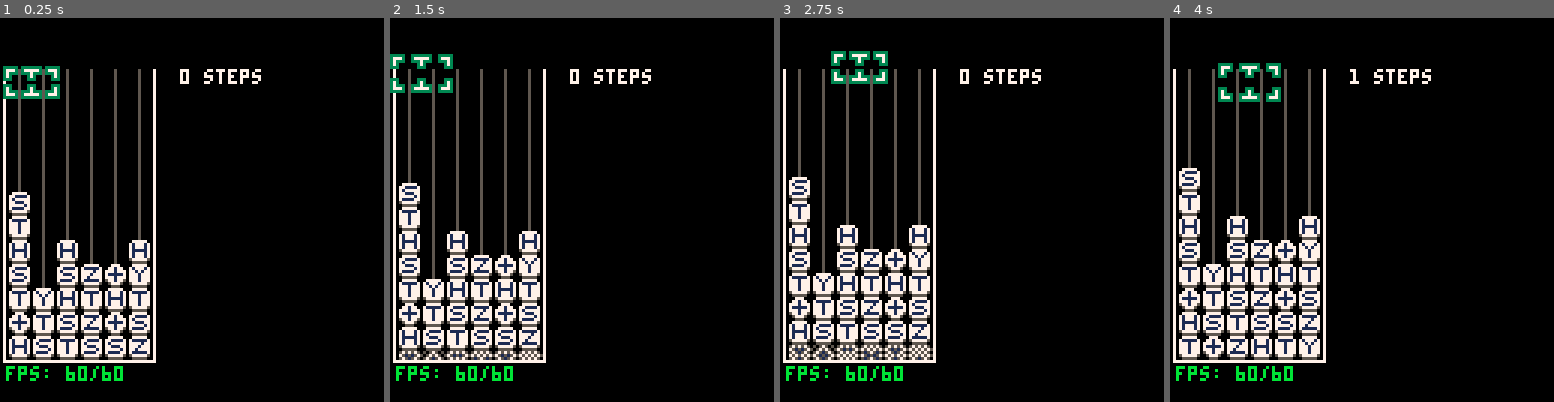
Above: before the commit, frames 1-4 (left to right).
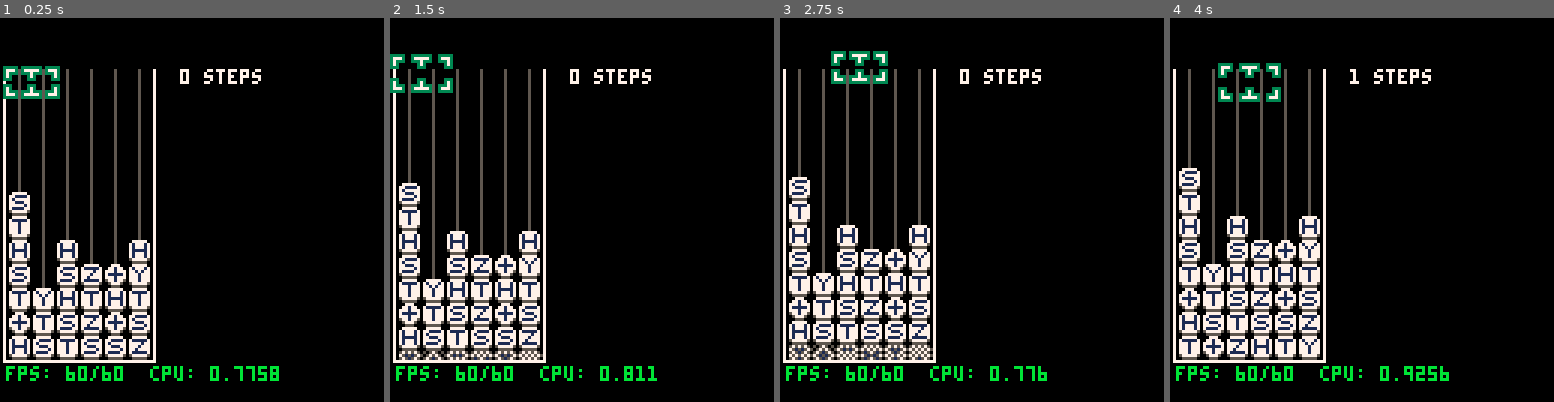
Above: after the commit, the same moments.

Repository: qniapp/quantattack
Game: PICO-8 cartridge qitaev.p8
Two runs of this game, one before a commit and one after it. Both use one fixed random seed, a clock stepped at 60 frames per second and the inputs below.
Inputs:
- Up to frame 1 (0.25 s): no input
- Up to frame 2 (1.5 s): tap X (X key) at 0.33, 1.07 s; tap O (Z key) at 0.7 s
- Up to frame 3 (2.75 s): hold Right 1.6-2.1 s; tap O (Z key) at 1.7, 2.1, 2.5 s; tap X (X key) at 1.85 s; hold Up 2.15-2.42 s; hold Right from 2.47 s (still down)
- Up to frame 4 (4 s): tap O (Z key) at 2.9, 3.3, 3.7 s; tap X (X key) at 2.97 s; release Right at 3.03 s; hold Left 3.08-3.58 s; hold Down 3.63-3.97 s

The runs differ from the first frame. In frame 1, 0.5% of the frame differs, in the area x 39-73%, y 90-95%; in frame 2, 0.4%; in frame 3, 0.4%; in frame 4, 0.5%.

Commit message:
リファクタリング

Diff:
--- a/board.lua
+++ b/board.lua
@@ -300,7 +300,7 @@
         for x = 1, self.cols do
           for y = self.rows - 1, 1, -1 do
             if self:gate_at(x, y):is_reducible() then
-              reduction = gate_reduction_rules:reduce(self, x, y)
+              local reduction = gate_reduction_rules:reduce(self, x, y)
               local delay_disappear = (#reduction - 1) * 20 + 20
 
               for index, r in pairs(reduction) do
--- a/game.lua
+++ b/game.lua
@@ -200,6 +200,12 @@
   end,
 
   draw_stats = function(self)
+    local cpu_usage = stat(1)
+    local cpu_usage_color = colors.green
+    if cpu_usage >= 1 then
+      cpu_usage_color = colors.red
+    end
+
     local fps = stat(7)
     local fps_color = colors.green
     if fps < 60 then
@@ -209,5 +215,9 @@
     cursor(2, 116)
     color(fps_color)
     print("fps: " .. fps .. "/60")
+
+    cursor(50, 116)
+    color(cpu_usage_color)
+    print("cpu: " .. cpu_usage)
   end,
 }
--- a/gate_reduction_rules.lua
+++ b/gate_reduction_rules.lua
@@ -15,73 +15,77 @@
 
     local gate = board:reducible_gate_at(x, y)
     local gate_y1 = board:reducible_gate_at(x, y + 1)
+    if (gate_y1:is_i()) return {}
 
     if (gate:is_h() and
         gate_y1:is_h()) then
+      -- h  -->  i
+      -- h       i
       return {
         { ["dx"] = 0, ["dy"] = 0, ["gate"] = quantum_gate:i() },
         { ["dx"] = 0, ["dy"] = 1, ["gate"] = quantum_gate:i() },
       }
-    end
-
-    if (gate:is_x() and
-        gate_y1:is_x()) then
+    elseif gate:is_x() then
+      if gate_y1:is_x() then
+        -- x  -->  i
+        -- x       i
+        return {
+          { ["dx"] = 0, ["dy"] = 0, ["gate"] = quantum_gate:i() },
+          { ["dx"] = 0, ["dy"] = 1, ["gate"] = quantum_gate:i() },
+        }
+      end
+      if gate_y1:is_z() then
+        -- x  -->
+        -- z       y
+        return {
+          { ["dx"] = 0, ["dy"] = 0, ["gate"] = quantum_gate:i() },
+          { ["dx"] = 0, ["dy"] = 1, ["gate"] = quantum_gate:y() },
+        }
+      end
+    elseif (gate:is_y() and
+            gate_y1:is_y()) then
+      -- y  -->  i
+      -- y       i
       return {
         { ["dx"] = 0, ["dy"] = 0, ["gate"] = quantum_gate:i() },
         { ["dx"] = 0, ["dy"] = 1, ["gate"] = quantum_gate:i() },
       }
-    end
-
-    if (gate:is_y() and
-        gate_y1:is_y()) then
-      return {
-        { ["dx"] = 0, ["dy"] = 0, ["gate"] = quantum_gate:i() },
-        { ["dx"] = 0, ["dy"] = 1, ["gate"] = quantum_gate:i() },
-      }
-    end
-
-    if (gate:is_z() and
-        gate_y1:is_z()) then
-      return {
-        { ["dx"] = 0, ["dy"] = 0, ["gate"] = quantum_gate:i() },
-        { ["dx"] = 0, ["dy"] = 1, ["gate"] = quantum_gate:i() },
-      }
-    end
-
-    if (gate:is_z() and
-        gate_y1:is_x()) then
-      return {
-        { ["dx"] = 0, ["dy"] = 0, ["gate"] = quantum_gate:i() },
-        { ["dx"] = 0, ["dy"] = 1, ["gate"] = quantum_gate:y() },
-      }
-    end
-
-    if (gate:is_x() and
-        gate_y1:is_z()) then
-      return {
-        { ["dx"] = 0, ["dy"] = 0, ["gate"] = quantum_gate:i() },
-        { ["dx"] = 0, ["dy"] = 1, ["gate"] = quantum_gate:y() },
-      }
-    end
-
-    if (gate:is_s() and
-        gate_y1:is_s()) then
+    elseif gate:is_z() then
+      if gate_y1:is_z() then
+        -- z  -->  i
+        -- z       i
+        return {
+          { ["dx"] = 0, ["dy"] = 0, ["gate"] = quantum_gate:i() },
+          { ["dx"] = 0, ["dy"] = 1, ["gate"] = quantum_gate:i() },
+        }
+      elseif gate_y1:is_x() then
+        -- z  -->
+        -- x       y
+        return {
+          { ["dx"] = 0, ["dy"] = 0, ["gate"] = quantum_gate:i() },
+          { ["dx"] = 0, ["dy"] = 1, ["gate"] = quantum_gate:y() },
+        }
+      end
+    elseif (gate:is_s() and
+            gate_y1:is_s()) then
+      -- s  -->
+      -- s       z
       return {
         { ["dx"] = 0, ["dy"] = 0, ["gate"] = quantum_gate:i() },
         { ["dx"] = 0, ["dy"] = 1, ["gate"] = quantum_gate:z() },
       }
-    end
-
-    if (gate:is_t() and
-        gate_y1:is_t()) then
+    elseif (gate:is_t() and
+            gate_y1:is_t()) then
+      -- t  -->
+      -- t       s
       return {
         { ["dx"] = 0, ["dy"] = 0, ["gate"] = quantum_gate:i() },
         { ["dx"] = 0, ["dy"] = 1, ["gate"] = quantum_gate:s() },
       }
-    end
-
-    if (gate:is_swap() and board:reducible_gate_at(gate.other_x, y):is_swap() and
-        gate_y1:is_swap() and board:reducible_gate_at(gate.other_x, y + 1):is_swap()) then
+    elseif (gate:is_swap() and board:reducible_gate_at(gate.other_x, y):is_swap() and
+            gate_y1:is_swap() and board:reducible_gate_at(gate.other_x, y + 1):is_swap()) then
+      -- s-s  -->  i i
+      -- s-s       i i
       local dx = gate.other_x - x
       return {
         { ["dx"] = 0, ["dy"] = 0, ["gate"] = quantum_gate:i() }, { ["dx"] = dx, ["dy"] = 0, ["gate"] = quantum_gate:i() },
@@ -100,6 +104,7 @@
     end
 
     local gate_y2 = board:reducible_gate_at(x, y + 2)
+    if (gate_y2:is_i()) return {}
 
     if (gate:is_h() and
         gate_y1:is_x() and
